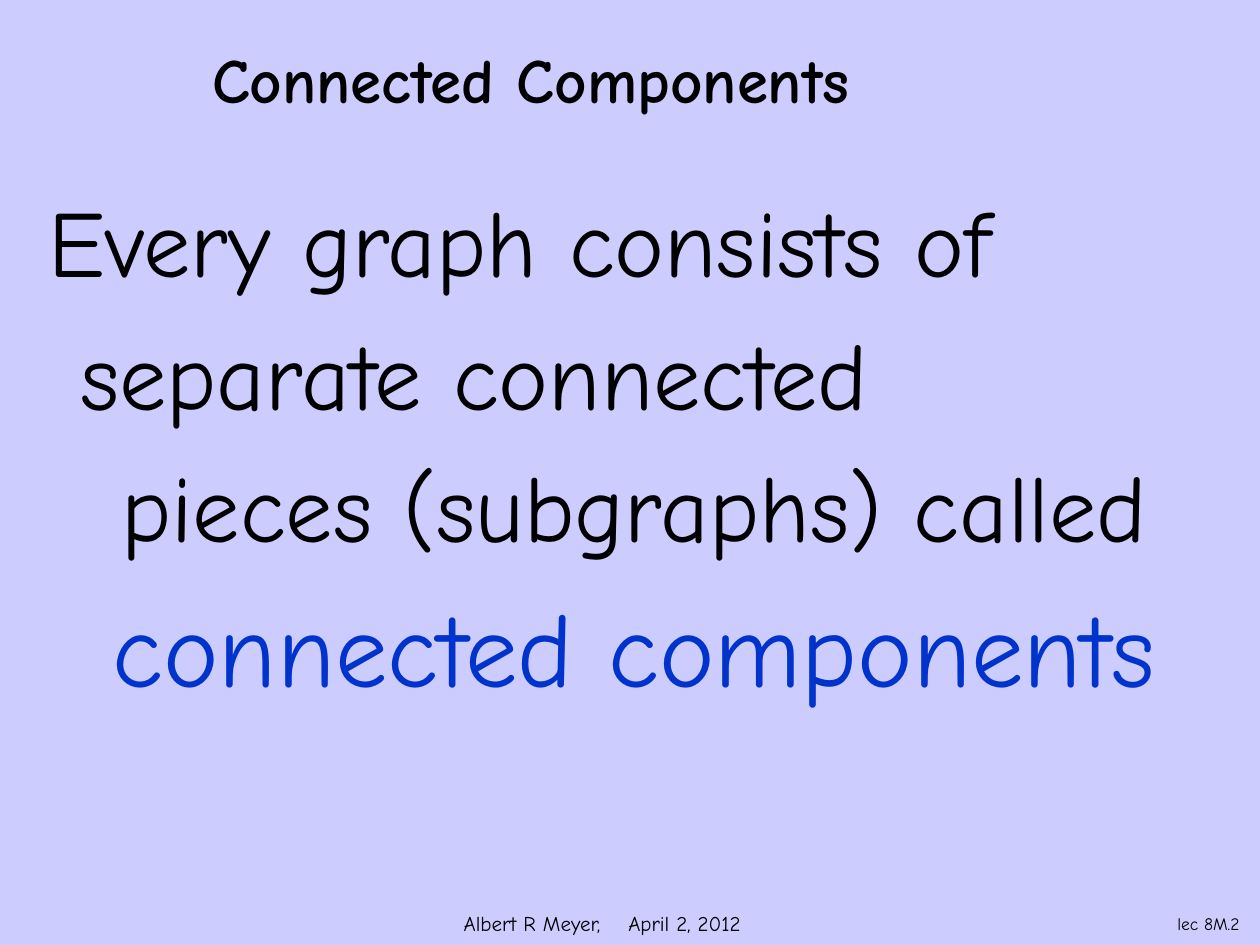
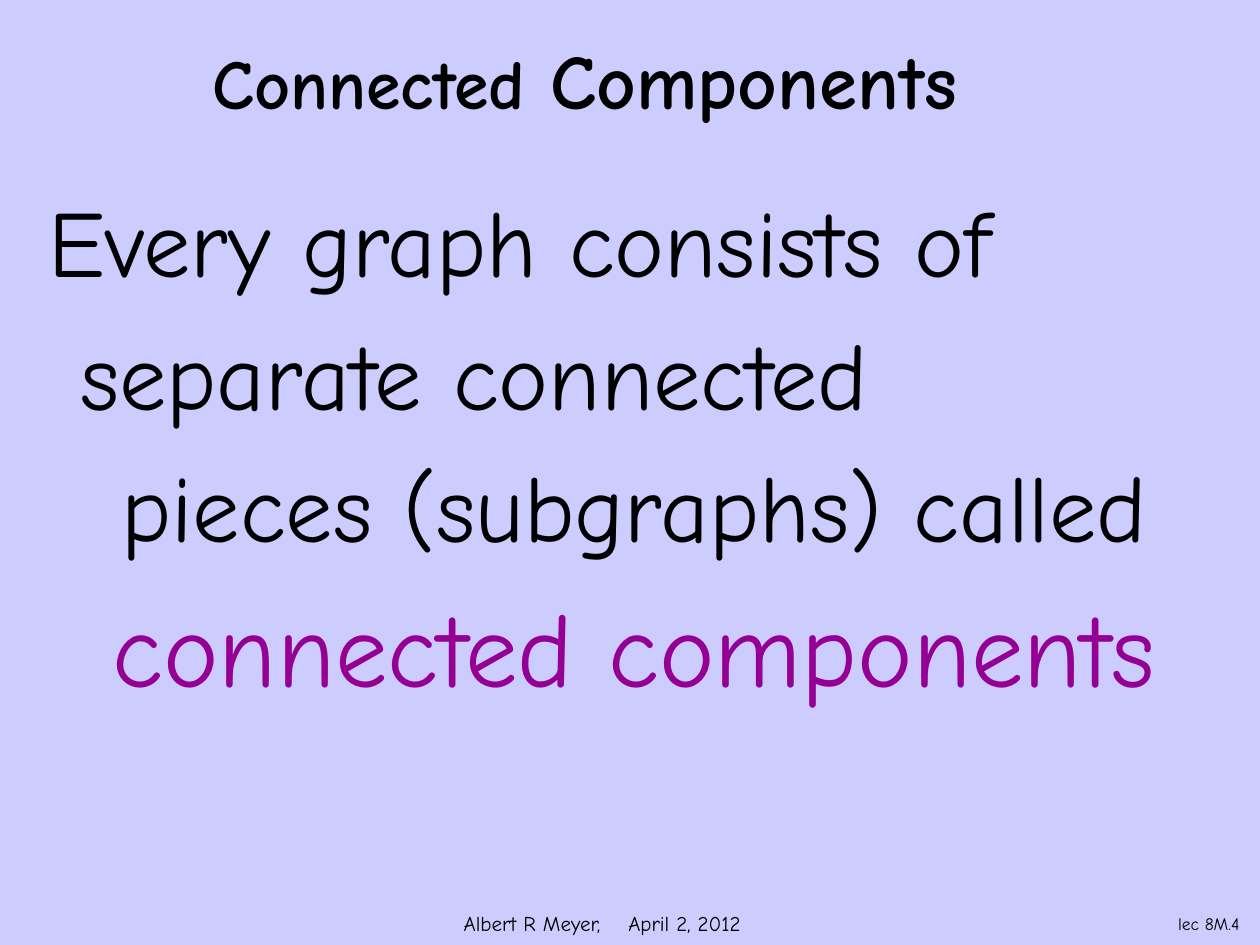
Before and after one commit to armeyer/mcs_web, a slide deck: slide 4 of spring12/slidesS12/simple-connect.pptx (slide 2 before the commit). Drawn at 1260x945 pixels with LibreOffice and Linux fonts; fonts in the diff are those of the drawing; background and template pictures are left out. Boxes give left, top, right and bottom in pixels: in the first picture for what was removed or moved away, otherwise in the second. Text is boxed around its words. In the diff, an @@ line names an element or a change of style, - is before the commit and + after.

Commit message:
add simple-k-connect.pptx, edit simple-connect.pptx

```diff
--- a/spring12/slidesS12/simple-connect.pptx
+++ b/spring12/slidesS12/simple-connect.pptx
@@ title "Connected Components" at [212, 57, 957, 123]: size 36 to 40 pt in "Connected"; size 36 to 44 pt in "Components" @@
@@ text at [113, 615, 1156, 708]: text colour #0033CC to #930093 in "connected components" @@
@@ page number at [1178, 918, 1240, 930]: text changed @@
-lec 8M.2
+lec 8M.4
```
Also in this commit, not shown: 3 other slides changed, 2 slides added, 13 slides removed, 1 other file.
